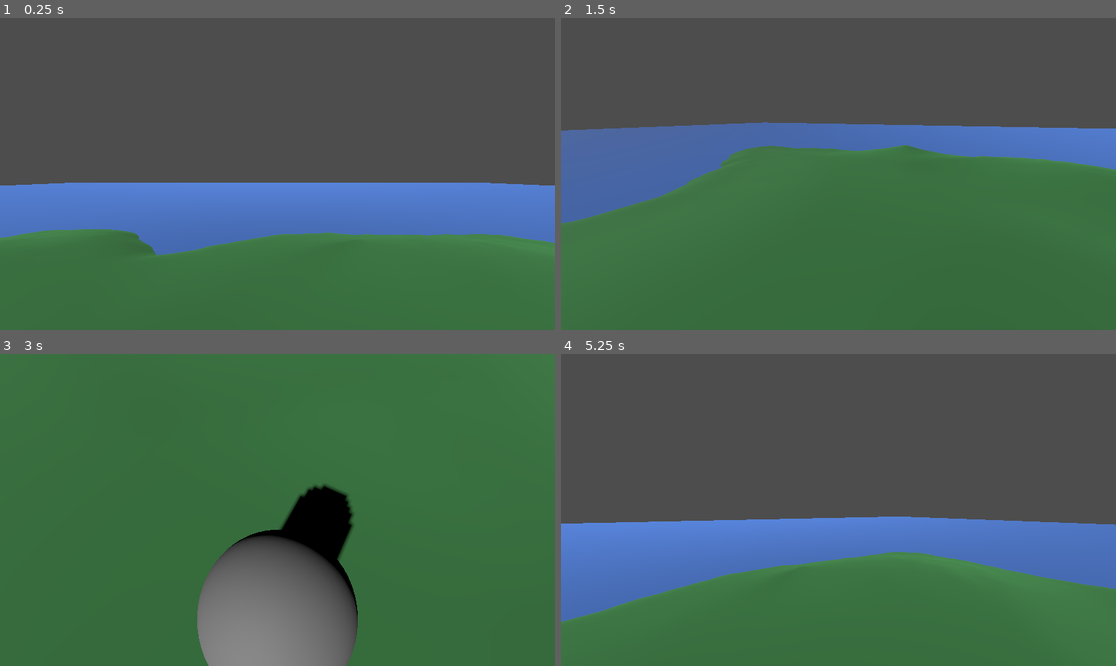
Above: before the commit, frames 1-4 (two rows, left to right).
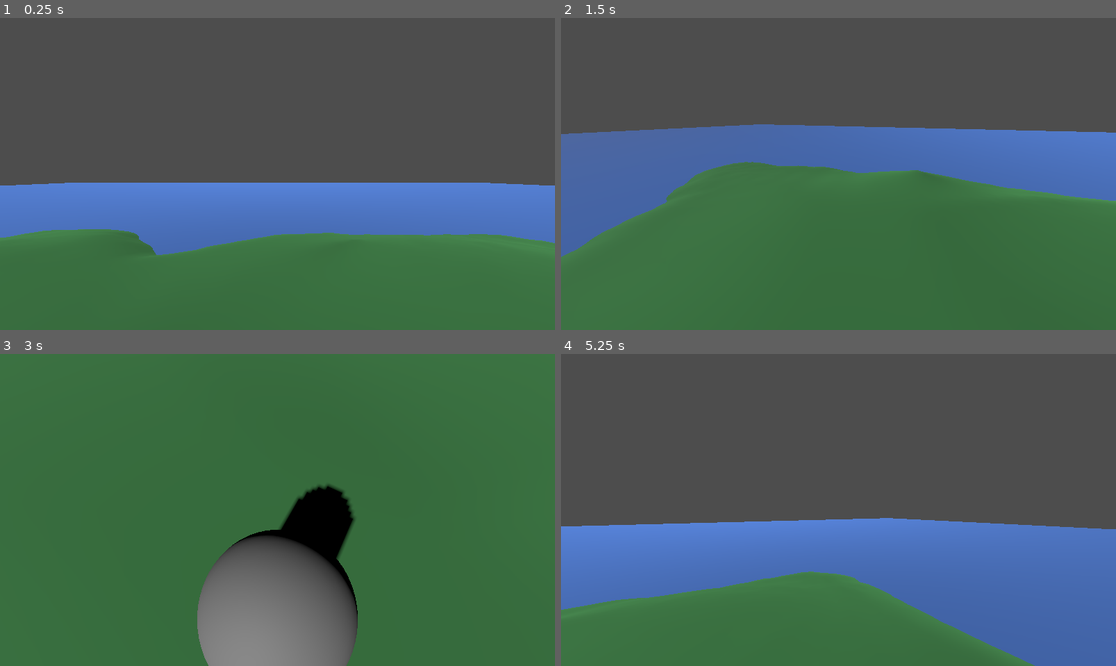
Above: after the commit, the same moments.

Repository: schwasam/godot-3d-survival
Game: Godot game, scene res://levels/level_01.tscn
Two runs of this game, one before a commit and one after it. Both use one fixed random seed, a clock stepped at 60 frames per second and the inputs below.
Inputs (mouse positions are in pixels of both pictures, inside the frame that each line leads up to):
- Up to frame 1 (0.25 s): no input
- Up to frame 2 (1.5 s): tap Enter at 0.5 s; move the mouse to (960, 158) at 0.52 s; hold D (move_right) 0.53-1.28 s; tap Space (jump) at 0.6, 0.77, 1.07, 1.35 s; move the mouse to (727, 189) at 1.27 s; hold S (move_back) from 1.28 s (still down)
- Up to frame 3 (3 s): tap Space (jump) at 1.52, 1.82, 2.1, 2.75, 2.85 s; move the mouse to (333, 441) at 2.02 s; release S (move_back) at 2.03 s; hold D (move_right) 2.03-2.78 s; move the mouse to (249, 572) at 2.77 s; hold W (move_forward) from 2.78 s (still down)
- Up to frame 4 (5.25 s): tap Space (jump) at 3.02, 3.32, 3.6, 3.77, 4.07, 4.35, 4.52, 4.82, 5.1 s; move the mouse to (1005, 556) at 3.52 s; release W (move_forward) at 3.53 s; hold A (move_left) 3.53-5.03 s; move the mouse to (672, 463) at 4.27 s; tap Enter at 5 s; move the mouse to (866, 510) at 5.02 s; hold S (move_back) from 5.03 s (still down)

The runs differ from the first frame. In frame 1, less than 0.1% of the frame differs, in the area x 1-96%, y 69-76%; in frame 2, 7.6%; in frame 3, 0.2%; in frame 4, 13%, in the area x 0-100%, y 52-100%.

Commit message:
move in direction of mouse; add jump

Diff:
--- a/levels/player.gd
+++ b/levels/player.gd
@@ -17,6 +17,7 @@
 	camera = %Camera
 	remove_child(camera)
 	get_node("/root/Main").add_child.call_deferred(camera)
+	Input.mouse_mode = Input.MOUSE_MODE_CONFINED_HIDDEN
 
 func _input(event: InputEvent) -> void:
 	if event is InputEventMouseMotion:
@@ -28,7 +29,18 @@
 	camera.position = head.global_position
 
 func _physics_process(delta: float) -> void:
+	if Input.is_action_just_pressed("jump") and is_on_floor():
+		velocity.y = jump_force
+
+	if not is_on_floor():
+		velocity.y -= gravity * delta
+
 	var input = Input.get_vector("move_left", "move_right", "move_forward", "move_back")
-	velocity.x = input.x * move_speed
-	velocity.z = input.y * move_speed
+	var direction = camera.basis.z * input.y + camera.basis.x * input.x
+	direction.y = 0
+	direction = direction.normalized()
+
+	velocity.x = direction.x * move_speed
+	velocity.z = direction.z * move_speed
+
 	move_and_slide()
